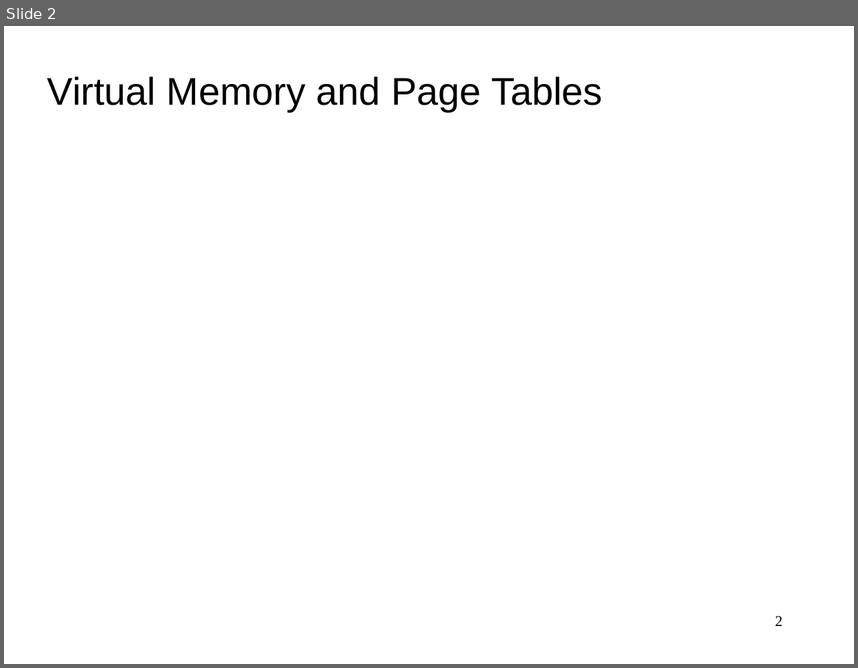
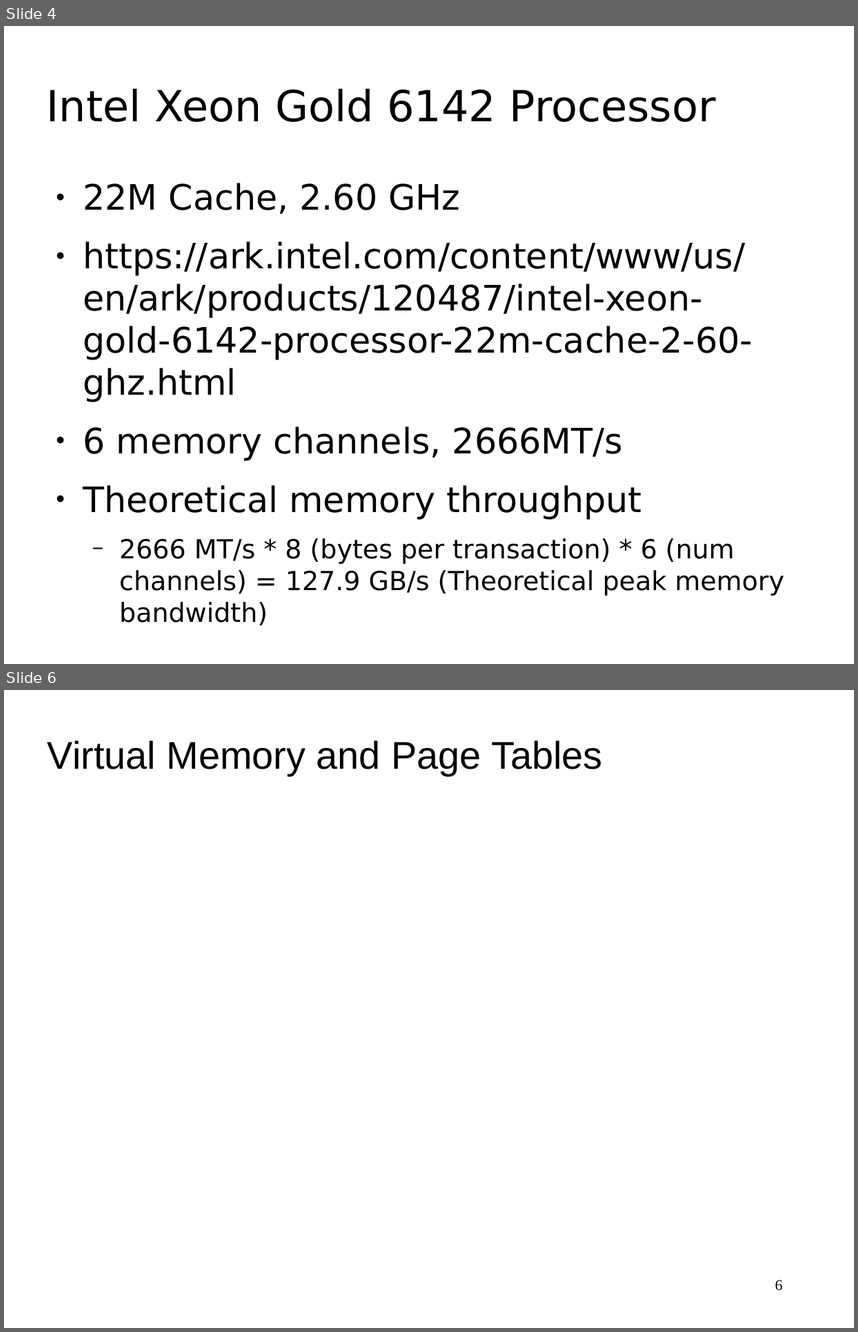
Before and after one commit to antonburtsev/cs3810, a slide deck: lectures/lecture16-memory/lecture16-memory.odp. Shown one above the other, each under a label of ours: slide 2 before the commit, slides 4 and 6 after it; the slides between them are not shown. The pictures are 858x668 and 858x1332 pixels, drawn with LibreOffice and Linux fonts; fonts in the diff are those of the drawing. Boxes give left, top, right and bottom in pixels: in the first picture for what was removed or moved away, otherwise in the second. Text is boxed around its words. In the diff, an @@ line names an element or a change of style, - is before the commit and + after.

Commit message:
Mem bandwidth

```diff
--- a/lectures/lecture16-memory/lecture16-memory.odp
+++ b/lectures/lecture16-memory/lecture16-memory.odp
@@ slide 4 added at [4, 26, 854, 664], background #FFFFFF @@
@@ title added at [47, 88, 716, 122], 40 pt, text #000000 @@
+Intel Xeon Gold 6142 Processor
@@ text added at [83, 183, 784, 625], 32.7 pt, text #000000 @@
+● 22M Cache, 2.60 GHz
+● https://ark.intel.com/content/www/us/en/ark/products/120487/intel-xeon-gold-6142-processor-22m-cache-2-60-ghz.html
+● 6 memory channels, 2666MT/s
+● Theoretical memory throughput
+  − 2666 MT/s * 8 (bytes per transaction) * 6 (num channels) = 127.9 GB/s (Theoretical peak memory bandwidth)
@@ what was slide 2 is now slide 6 @@
@@ page number at [775, 1279, 783, 1290]: text changed @@
-2
+6
```
Also in this commit, not shown: 1 slide changed, 3 other slides added, 1 other file.
